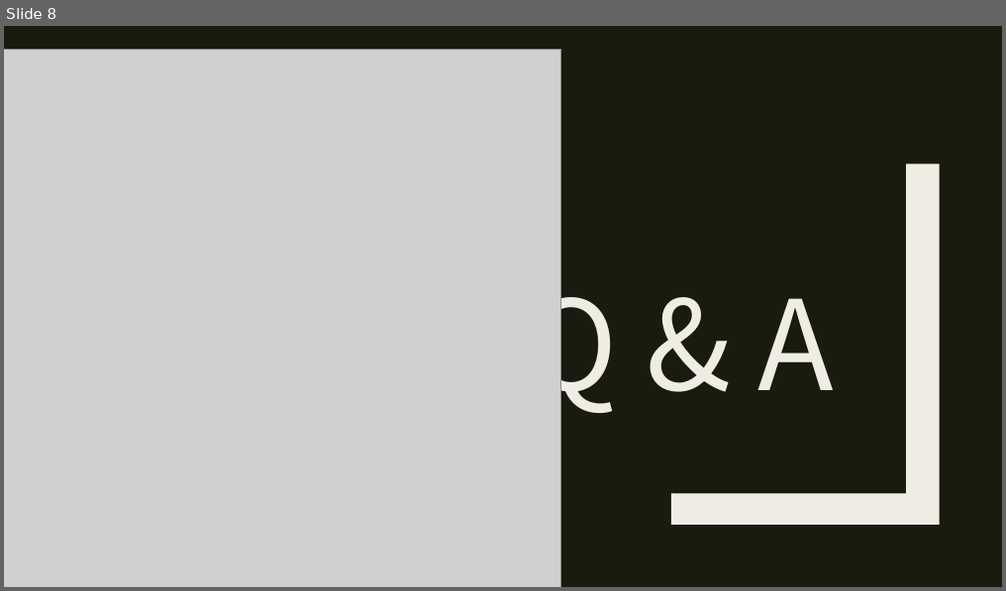
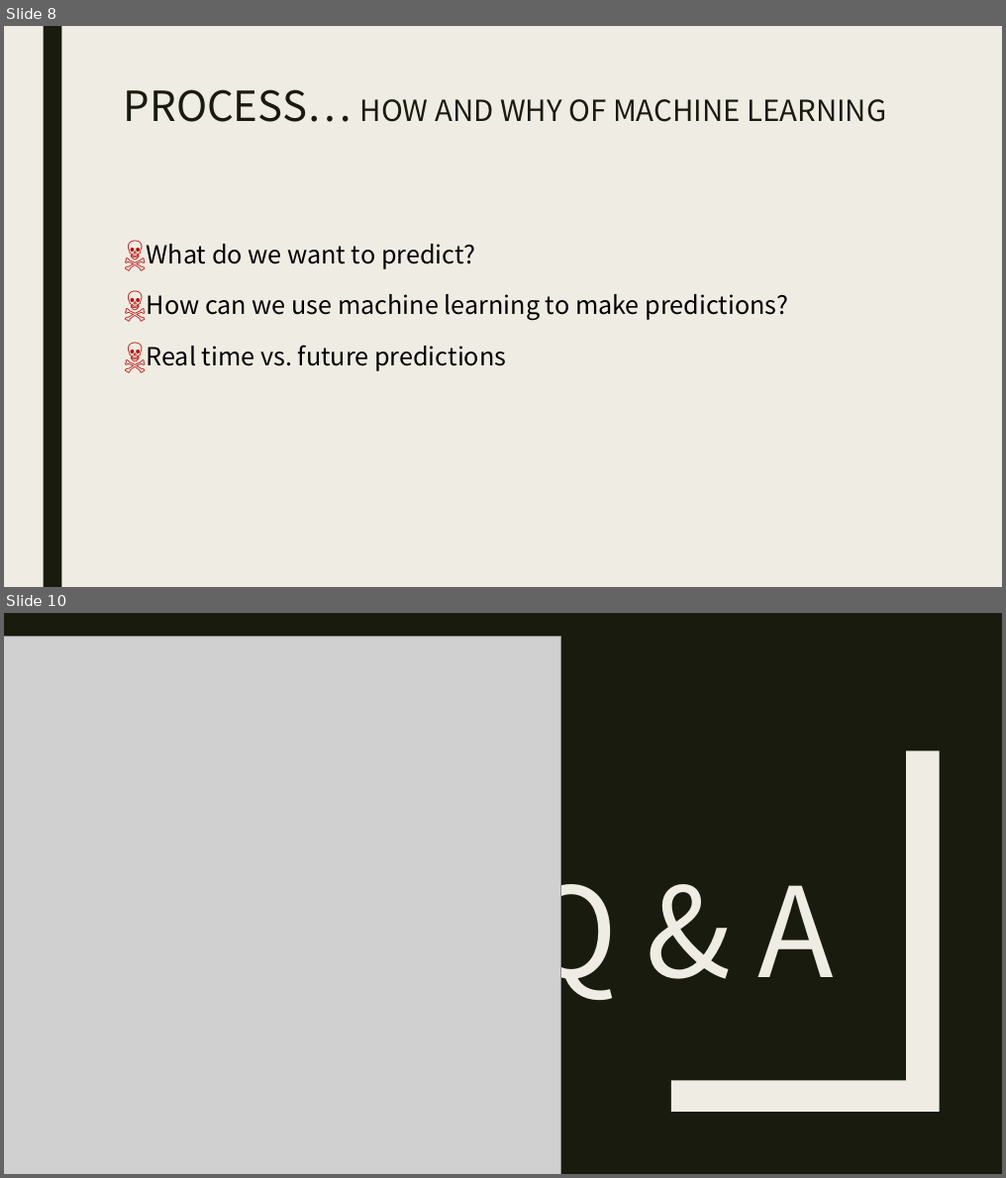
Before and after one commit to karenemcgee/HomicideMachineLearning, a slide deck: Homicide_Machine_Learning.pptx. Shown one above the other, each under a label of ours: slide 8 before the commit, slides 8 and 10 after it; the slides between them are not shown. The pictures are 1006x591 and 1006x1178 pixels, drawn with LibreOffice and Linux fonts; fonts in the diff are those of the drawing; grey boxes stand for pictures. Boxes give left, top, right and bottom in pixels: in the first picture for what was removed or moved away, otherwise in the second. Text is boxed around its words. In the diff, an @@ line names an element or a change of style, - is before the commit and + after.

```diff
--- a/Homicide_Machine_Learning.pptx
+++ b/Homicide_Machine_Learning.pptx
@@ slide 8 added at bbox=[4, 26, 1002, 587], background #EFEDE3 @@
@@ rectangle added at bbox=[43, 26, 61, 587], fill #191B0E @@
@@ title added at bbox=[124, 89, 886, 122], 28 pt, text #191B0E @@
+PROCESS… HOW AND WHY OF MACHINE LEARNING
@@ text added at bbox=[147, 244, 789, 372], 24 pt, text #000000 @@
+☠ What do we want to predict?
+☠ How can we use machine learning to make predictions?
+☠ Real time vs. future predictions
@@ what was slide 8 is now slide 10 @@
```
Also in this commit, not shown: 2 slides changed, 5 other slides added, 4 slides removed.
